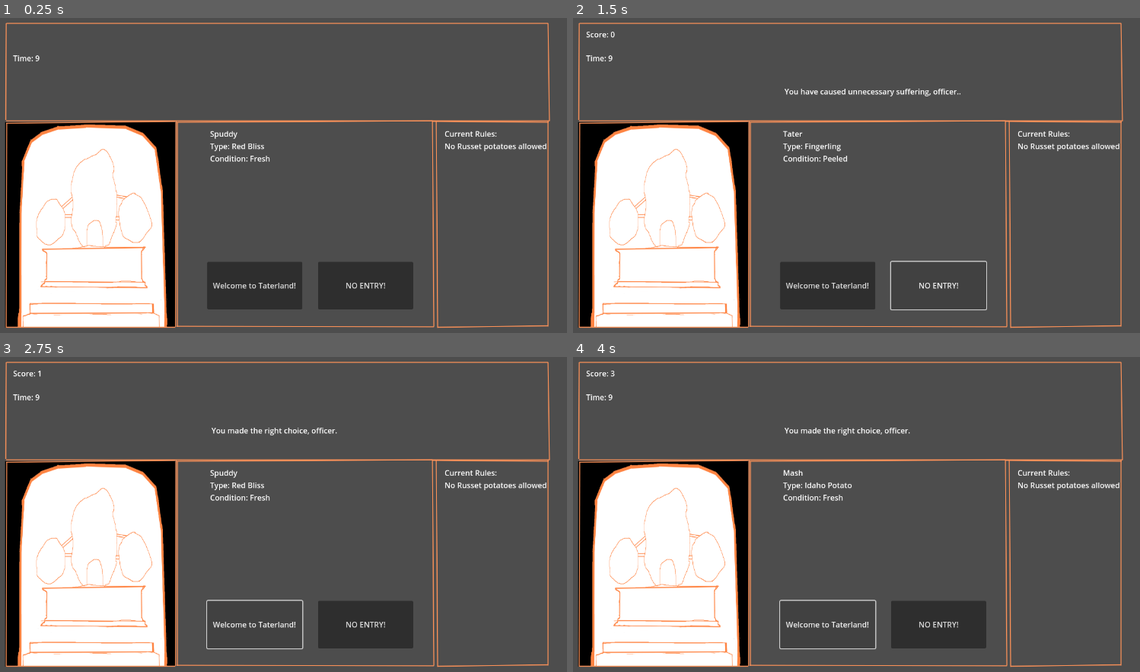
Above: before the commit, frames 1-4 (two rows, left to right).
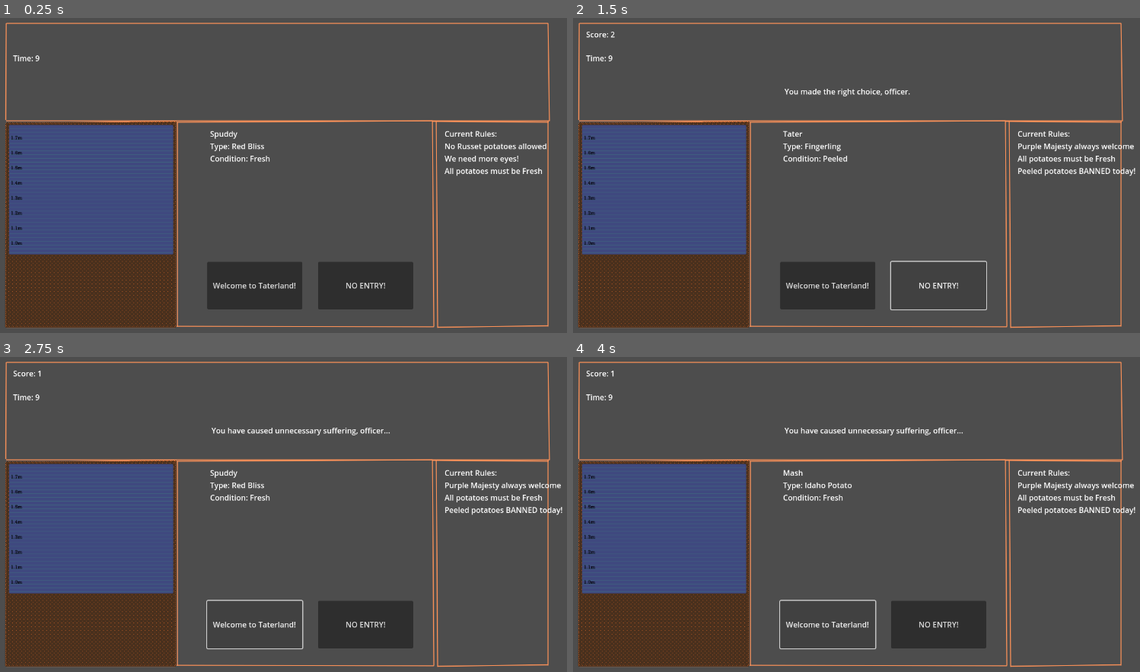
Above: after the commit, the same moments.

Repository: Lost-Rabbit-Digital/SpudCustoms
Game: Godot game, scene res://mainGame.tscn
Two runs of this game, one before a commit and one after it. Both use one fixed random seed, a clock stepped at 60 frames per second and the inputs below.
Inputs:
- Up to frame 1 (0.25 s): no input
- Up to frame 2 (1.5 s): click "Welcome to Taterland!" at 0.5 s; click "NO ENTRY!" at 1.25 s
- Up to frame 3 (2.75 s): click "Welcome to Taterland!" at 2 s
- Up to frame 4 (4 s): click "Welcome to Taterland!" at 2.75 s; tap Enter at 3.5 s

The runs differ from the first frame. In frame 1, 20% of the frame differs, in the area x 0-96%, y 32-99%; in frame 2, 21%; in frame 3, 21%; in frame 4, 21%, in the area x 0-100%, y 4-99%.

Commit message:
Adding suspect panel

Diff:
--- a/mainGame.gd
+++ b/mainGame.gd
@@ -8,7 +8,11 @@
 
 func generate_rules():
 	current_rules = [
-		"No Russet potatoes allowed"
+		"Purple Majesty always welcome",
+		"We need more eyes!",
+		"No Russet potatoes allowed",
+		"All potatoes must be Fresh",
+		"Peeled potatoes BANNED today!"
 	]
 	# Randomly select 2-3 rules
 	current_rules.shuffle()
@@ -20,16 +24,17 @@
 
 func is_potato_valid(potato):
 	for rule in current_rules:
-		if rule == "No Russet potatoes allowed" and potato.type == "Russet":
+		if rule == "Purple Majesty always welcome" and potato.type == "Purple Majesty":
+			return true
+		elif rule == "We need more eyes!" and potato.condition == "Extra Eyes":
+			return true
+		elif rule == "No Russet potatoes allowed" and potato.type == "Russet":
 			return false
 		elif rule == "All potatoes must be Fresh" and potato.condition != "Fresh":
 			return false
 		elif rule == "Peeled potatoes BANNED today!" and potato.condition == "Peeled":
 			return false
-		elif rule == "Purple Majesty always welcome" and potato.type == "Purple Majesty":
-			return true
-		elif rule == "We need more eyes!" and potato.condition == "Extra Eyes":
-			return true
+
 	return true
 
 func _ready():
@@ -80,7 +85,7 @@
 		score += 1
 		$"Label (JudgementInfo)".text = "You made the right choice, officer."
 	else:
-		$"Label (JudgementInfo)".text = "You have caused unnecessary suffering, officer.."
+		$"Label (JudgementInfo)".text = "You have caused unnecessary suffering, officer..."
 		score -= 1
 	$"Label (ScoreLabel)".text = "Score: " + str(score)
 	new_potato()
--- a/mainGame.tscn
+++ b/mainGame.tscn
@@ -1,16 +1,20 @@
 [gd_scene load_steps=4 format=3 uid="uid://bqdirqkno2n36"]
 
 [ext_resource type="Script" path="res://mainGame.gd" id="1_s4bva"]
-[ext_resource type="Texture2D" uid="uid://codn1udud76u6" path="res://SpudCustoms.png" id="2_hln5f"]
+[ext_resource type="Texture2D" uid="uid://d03nqk75nmnqr" path="res://suspect_panel.png" id="2_f25cg"]
 [ext_resource type="Texture2D" uid="uid://dnb4bt3sqi8uy" path="res://InterfaceOutline.png" id="3_vixev"]
 
 [node name="Node2D" type="Node2D"]
 script = ExtResource("1_s4bva")
 
+[node name="Sprite2D (UI Wireframe)" type="Sprite2D" parent="."]
+position = Vector2(642, 360)
+texture = ExtResource("3_vixev")
+
 [node name="Sprite2D (Suspect Panel)" type="Sprite2D" parent="."]
-position = Vector2(252, 462)
-scale = Vector2(0.447745, 0.721209)
-texture = ExtResource("2_hln5f")
+position = Vector2(253, 461.5)
+scale = Vector2(0.99723, 0.988584)
+texture = ExtResource("2_f25cg")
 
 [node name="Timer" type="Timer" parent="."]
 
@@ -58,10 +62,6 @@
 offset_bottom = 640.0
 text = "NO ENTRY!"
 
-[node name="Sprite2D (UI Wireframe)" type="Sprite2D" parent="."]
-position = Vector2(642, 360)
-texture = ExtResource("3_vixev")
-
 [connection signal="timeout" from="Timer" to="." method="_on_timer_timeout"]
 [connection signal="pressed" from="Button (WelcomeButton)" to="." method="_on_button_welcome_button_pressed"]
 [connection signal="pressed" from="Button (NoEntryButton)" to="." method="_on_button_no_entry_button_pressed"]
Binary file added: suspect_panel.png
Not shown, added: suspect_panel.png.import
